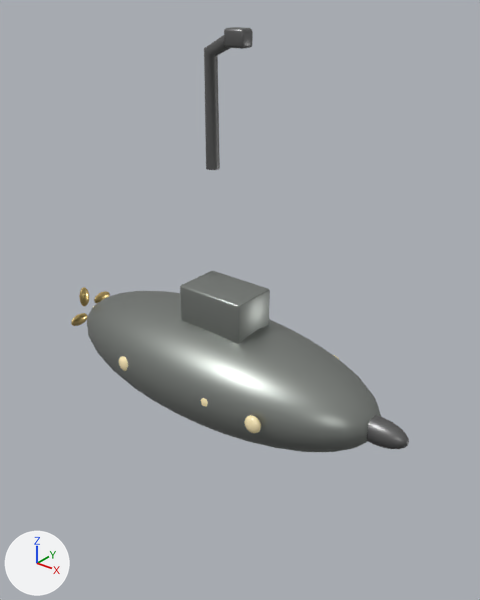
The glTF model assets/shared/costumes/costume_nautilus.glb as it was, and as the next commit left it.
The view is the same before and after, from a 50 mm lens placed at (1.57, -1.81, 2.45), pointed at (0.05, 0.09, 1.27). The lights are fixed; the arrows at lower left show +X, +Y and +Z. The picture after the commit comes second.

The first picture shows 'hull', 'ram', 'scope', 'scopehead', 'tower' and 6 more.
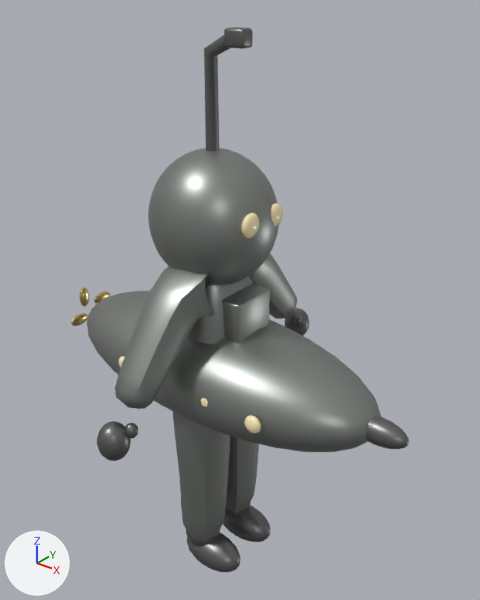
Where the change shows, as pixel boxes (x1, y1, x2, y2) in the pictures (480 x 600 px):
'suit', added: after (115, 254, 297, 541)
'head', added: after (148, 148, 279, 286)
'bootR', added: after (187, 532, 240, 572)
'bootL', added: after (223, 505, 271, 542)
'mittR', added: after (97, 421, 131, 461)
'mittL', added: after (284, 308, 309, 336)
'port-1', added: after (241, 213, 259, 238)
'port1', added: after (271, 203, 283, 227)
'ankleR', added: after (186, 530, 220, 547)
'thumbmR', added: after (125, 423, 138, 438)
'ankleL', added (mostly hidden): after (225, 502, 251, 518)
'thumbmL', added: after (294, 316, 305, 328)

The change, as a diff of the scene's bpy script:
```diff
--- a/assets/shared/costumes/costume_nautilus.glb.py
+++ b/assets/shared/costumes/costume_nautilus.glb.py
@@ me_thumbmr @@
+me_thumbmr.from_pydata(...)  # a UV sphere (12 segments, 8 rings, poles along z) spanning x 0.033..0.083, y -0.5605..-0.5105, z 0.9584..1.0184
+me_thumbmr.materials.append(mat_steel_d)
@@ me_thumbml @@
+me_thumbml.from_pydata(...)  # a UV sphere (12 segments, 8 rings, poles along z) spanning x 0.033..0.083, y 0.5105..0.5605, z 0.9584..1.0184
+me_thumbml.materials.append(mat_steel_d)
@@ me_suit @@
+me_suit.from_pydata(...)  # 368 vertices, 710 faces; spans x -0.148..0.149, y -0.528..0.528, z 0.115..1.522
+me_suit.materials.append(mat_steel)
@@ me_port_1 @@
+me_port_1.from_pydata(...)  # a UV sphere (16 segments, 10 rings, poles along z) spanning x 0.21..0.25, y -0.115..-0.025, z 1.625..1.715
+me_port_1.materials.append(mat_glow)
@@ me_port1 @@
+me_port1.from_pydata(...)  # a UV sphere (16 segments, 10 rings, poles along z) spanning x 0.21..0.25, y 0.025..0.115, z 1.625..1.715
+me_port1.materials.append(mat_glow)
@@ me_mittr @@
+me_mittr.from_pydata(...)  # a UV sphere (18 segments, 12 rings, poles along z) spanning x -0.047..0.071, y -0.642..-0.522, z 0.873..1.023
+me_mittr.materials.append(mat_steel_d)
@@ me_mittl @@
+me_mittl.from_pydata(...)  # a UV sphere (18 segments, 12 rings, poles along z) spanning x -0.047..0.071, y 0.522..0.642, z 0.873..1.023
+me_mittl.materials.append(mat_steel_d)
@@ me_head @@
+me_head.from_pydata(...)  # an icosphere of 1280 faces spanning x -0.249..0.249, y -0.239..0.239, z 1.37..1.89
+me_head.materials.append(mat_steel)
@@ me_bootr @@
+me_bootr.from_pydata(...)  # a UV sphere (18 segments, 12 rings, poles along z) spanning x -0.088..0.208, y -0.195..-0.035, z -0.01..0.15
+me_bootr.materials.append(mat_steel_d)
@@ me_bootl @@
+me_bootl.from_pydata(...)  # a UV sphere (18 segments, 12 rings, poles along z) spanning x -0.088..0.208, y 0.035..0.195, z -0.01..0.15
+me_bootl.materials.append(mat_steel_d)
@@ me_ankler @@
+me_ankler.from_pydata(...)  # a UV sphere (16 segments, 10 rings, poles along z) spanning x -0.08..0.08, y -0.195..-0.035, z 0.07..0.25
+me_ankler.materials.append(mat_steel_d)
@@ me_anklel @@
+me_anklel.from_pydata(...)  # a UV sphere (16 segments, 10 rings, poles along z) spanning x -0.08..0.08, y 0.035..0.195, z 0.07..0.25
+me_anklel.materials.append(mat_steel_d)
@@ ob_thumbmr @@
+ob_thumbmr = bpy.data.objects.new('thumbmR', me_thumbmr)
+ob_thumbmr.location = (0.0, 0.0, 0.0)
@@ ob_thumbml @@
+ob_thumbml = bpy.data.objects.new('thumbmL', me_thumbml)
+ob_thumbml.location = (0.0, 0.0, 0.0)
@@ ob_suit @@
+ob_suit = bpy.data.objects.new('suit', me_suit)
+ob_suit.location = (0.0, 0.0, 0.0)
@@ ob_port_1 @@
+ob_port_1 = bpy.data.objects.new('port-1', me_port_1)
+ob_port_1.location = (0.0, 0.0, 0.0)
@@ ob_port1 @@
+ob_port1 = bpy.data.objects.new('port1', me_port1)
+ob_port1.location = (0.0, 0.0, 0.0)
@@ ob_mittr @@
+ob_mittr = bpy.data.objects.new('mittR', me_mittr)
+ob_mittr.location = (0.0, 0.0, 0.0)
@@ ob_mittl @@
+ob_mittl = bpy.data.objects.new('mittL', me_mittl)
+ob_mittl.location = (0.0, 0.0, 0.0)
@@ ob_head @@
+ob_head = bpy.data.objects.new('head', me_head)
+ob_head.location = (0.0, 0.0, 0.0)
@@ ob_bootr @@
+ob_bootr = bpy.data.objects.new('bootR', me_bootr)
+ob_bootr.location = (0.0, 0.0, 0.0)
@@ ob_bootl @@
+ob_bootl = bpy.data.objects.new('bootL', me_bootl)
+ob_bootl.location = (0.0, 0.0, 0.0)
@@ ob_ankler @@
+ob_ankler = bpy.data.objects.new('ankleR', me_ankler)
+ob_ankler.location = (0.0, 0.0, 0.0)
@@ ob_anklel @@
+ob_anklel = bpy.data.objects.new('ankleL', me_anklel)
+ob_anklel.location = (0.0, 0.0, 0.0)
```
